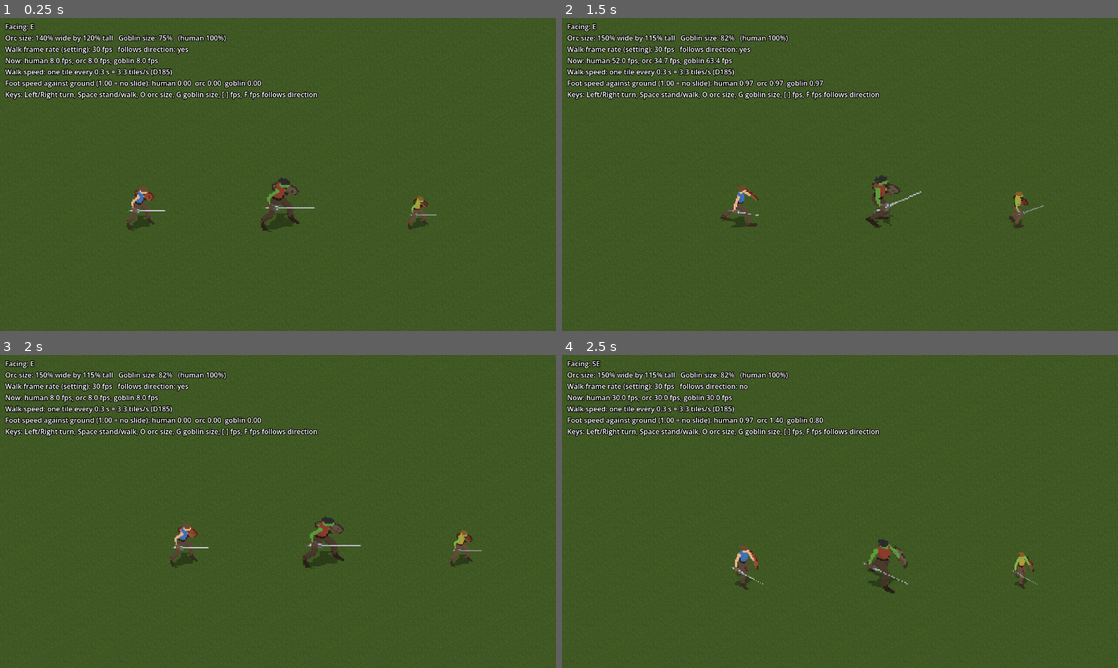
Above: before the commit, frames 1-4 (two rows, left to right).
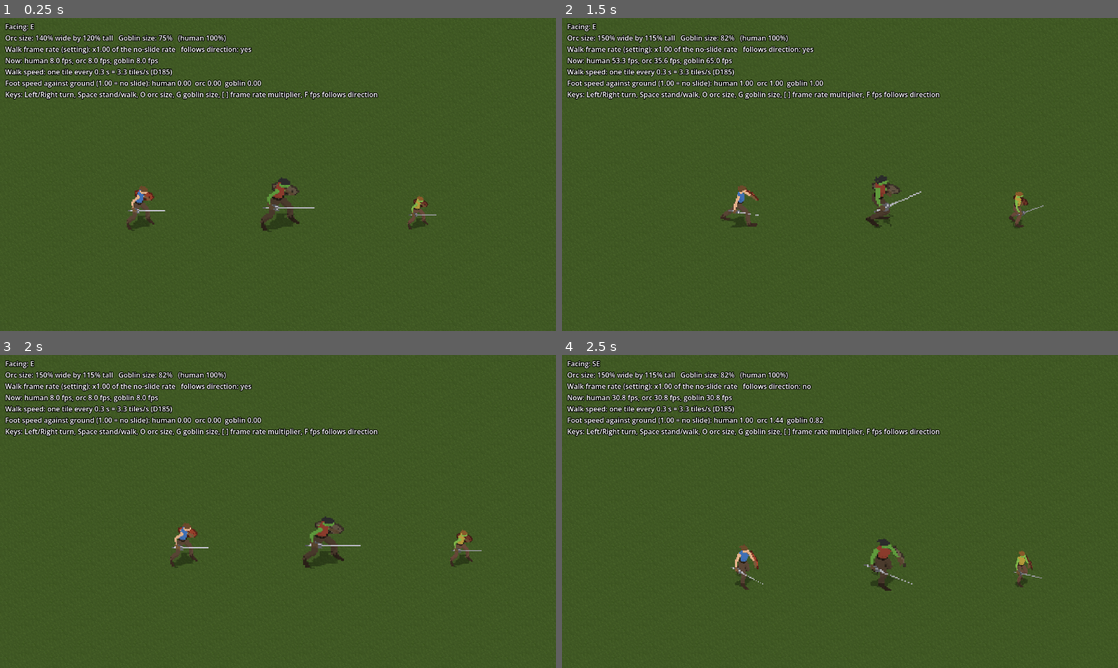
Above: after the commit, the same moments.

Repository: michael-leblanc/renown
Game: Godot game, scene res://character/character.tscn
The game is run twice, just before and just after one commit, with the same random seed, the same clock (stepped at 60 frames per second) and the same inputs. The project has no main scene, so this scene is started directly.
Inputs:
- Up to frame 1 (0.25 s): no input
- Up to frame 2 (1.5 s): tap Enter at 0.5 s; hold Right 0.53-1.28 s; tap O at 0.6 s; tap Space at 0.77, 1.25 s; hold Left from 1.28 s (still down); tap G at 1.35 s
- Up to frame 3 (2 s): keep holding Left; tap Space at 1.52 s
- Up to frame 4 (2.5 s): release Left at 2.03 s; hold Right from 2.03 s (still down); tap F at 2.1 s

The runs differ from the first frame. In frame 1, 0.9% of the frame differs, in the area x 16-68%, y 8-26%; in frame 2, 1.0%; in frame 3, 0.9%; in frame 4, 1.3%, in the area x 10-87%, y 8-77%.

Commit message:
PRO-003: Walk frame rate follows speed and scale; animation API (play, finished, set_frame, anim_fps)
Co-Authored-By: Claude Sonnet 5.5 <noreply@anthropic.com>

Diff:
--- a/prototype/character/character.gd
+++ b/prototype/character/character.gd
@@ -6,11 +6,19 @@
 var data: Dictionary
 var race := ""
 var direction := 0          # row in the sheets: 0 E, 1 SE, 2 S, 3 SW, 4 W, 5 NW, 6 N, 7 NE
-var anim := ""              # "Idle" or "Walk"
-var frame := 0
+## Emitted when a play-once animation (play(..., false)) has shown its last frame.
+## It then holds that frame (Die stays down).
+signal finished(anim: String)
+
+var anim := ""              # animation name, a file name in art/creator/<Part>/
+var frame := 0              # column in the sheet, 0 to frames-1
 var fps_now := 0.0          # frame rate the animation runs at right now
 var size_scale := Vector2.ONE
-var frozen := false         # a shot holds one frame
+var frozen := false         # true: the frame does not advance (a held Idle frame, a shot)
+var looping := true
+var playing := false        # false after a play-once animation ended
+var range_from := 0
+var range_to := 0           # last frame of the range, inclusive
 
 var _clock := 0.0
 var _sprites := {}          # part name -> Sprite2D
@@ -41,7 +49,7 @@
 		_body.add_child(s)
 	set_size(data["races"][race]["scale"])
 	set_direction(0)
-	set_anim("Idle")
+	play("Idle")
 
 
 func set_size(s) -> void:
@@ -57,48 +65,76 @@
 	_show_frame()
 
 
-func set_anim(a: String) -> void:
-	if anim == a:
-		return
+## Play an animation. Always restarts it.
+##   loop: repeat from..to; false: play once, hold the last frame and emit finished.
+##   from_frame, to_frame: the frames to play (to_frame -1 = the last one), for
+##   example the first frames of TakeDamage.
+func play(a: String, loop := true, from_frame := 0, to_frame := -1) -> void:
+	var n := int(data["sheet"]["frames"])
 	anim = a
-	if not frozen:
-		frame = 0
+	looping = loop
+	range_from = clampi(from_frame, 0, n - 1)
+	range_to = n - 1 if to_frame < 0 else clampi(to_frame, range_from, n - 1)
+	playing = true
 	_clock = 0.0
+	frame = range_from
 	for part in _sprites:
 		_sprites[part].texture = _texture(part, anim)
 	_show_frame()
 
 
+## Switch to an animation looping from its first frame; does nothing if it is already playing.
+func set_anim(a: String) -> void:
+	if anim == a and playing:
+		return
+	play(a)
+
+
+## Show one frame of the current animation now (a frozen Idle frame: play("Idle"),
+## frozen = true, set_frame(7)).
+func set_frame(n: int) -> void:
+	frame = clampi(n, 0, int(data["sheet"]["frames"]) - 1)
+	_show_frame()
+
+
+## Frames a second for an animation. Walk is worked out (see walk_fps).
+func fps_of(a: String) -> float:
+	if a == "Walk":
+		return walk_fps()
+	return float(data["anim_fps"][a])
+
+
 ## Screen velocity of this character while it walks, in pixels a second (D185).
 func walk_velocity() -> Vector2:
-	var step: Array = data["direction_grid_step"][direction]
-	var tile: Array = data["tile_px"]
-	var screen := Vector2((step[0] - step[1]) * tile[0] / 2.0, (step[0] + step[1]) * tile[1] / 2.0)
-	return screen / float(data["tile_seconds"])
+	return _screen_step(direction) / float(data["tile_seconds"])
 
 
-## Frame rate that keeps the planted foot still on the ground while walking:
-## the ground moves walk_velocity() px/s, a foot in the art moves
-## foot_px_per_frame * scale px per frame against the body. With fps_follows_direction
-## off, it is the plain walk_fps setting.
+## Frame rate that keeps the planted foot still on the ground while walking, times
+## walk_fps_multiplier (1.0 = no slide). The ground moves walk_velocity() px/s; a
+## foot in the art moves foot_px_per_frame * body scale * sprite_scale px a frame
+## against the body. It follows tile_seconds, sprite_scale and the size at once.
+## With fps_follows_direction off, it is the human's rate walking SE in every direction.
 func walk_fps() -> float:
-	var base: float = data["walk_fps"]
-	if not data["fps_follows_direction"]:
-		return base
-	# The setting is the human's rate walking SE; other directions and sizes scale from it.
-	return base * _fps_factor(direction, size_scale) / _fps_factor(1, Vector2.ONE)
+	var mult: float = data["walk_fps_multiplier"]
+	if data["fps_follows_direction"]:
+		return mult * _needed_fps(direction, size_scale)
+	return mult * _needed_fps(1, Vector2.ONE)
 
 
-## Needed frame rate for one direction, before the base setting is applied.
-func _fps_factor(d: int, size: Vector2) -> float:
+func _screen_step(d: int) -> Vector2:
 	var step: Array = data["direction_grid_step"][d]
 	var tile: Array = data["tile_px"]
-	var screen := Vector2((step[0] - step[1]) * tile[0] / 2.0, (step[0] + step[1]) * tile[1] / 2.0)
+	return Vector2((step[0] - step[1]) * tile[0] / 2.0, (step[0] + step[1]) * tile[1] / 2.0)
+
+
+## ground px/s / (foot px a frame * body scale along the walk * sprite_scale)
+func _needed_fps(d: int, size: Vector2) -> float:
+	var screen := _screen_step(d)
 	var ground := screen.length() / float(data["tile_seconds"])
 	var unit := screen.normalized()
 	# A bigger body takes bigger strides, so its legs turn slower (same code for every race).
 	var along := Vector2(unit.x * size.x, unit.y * size.y).length()
-	return ground / (float(data["foot_px_per_frame"][d]) * along)
+	return ground / (float(data["foot_px_per_frame"][d]) * along * float(data["sprite_scale"]))
 
 
 ## How fast the planted foot moves compared with the ground (1.0 = no slide).
@@ -113,12 +149,22 @@
 
 
 func _process(delta: float) -> void:
-	fps_now = walk_fps() if anim == "Walk" else float(data["idle_fps"])
-	if frozen:
+	_body.scale = size_scale * float(data["sprite_scale"])
+	fps_now = fps_of(anim) if anim != "" else 0.0
+	if frozen or not playing:
 		return
 	_clock += delta * fps_now
-	var n := int(data["sheet"]["frames"])
-	frame = int(_clock) % n
+	var span := range_to - range_from + 1
+	if looping:
+		frame = range_from + int(_clock) % span
+	elif int(_clock) >= span:
+		frame = range_to
+		playing = false
+		_show_frame()
+		finished.emit(anim)
+		return
+	else:
+		frame = range_from + int(_clock)
 	_show_frame()
 
 
--- a/prototype/character/character_data.json
+++ b/prototype/character/character_data.json
@@ -7,9 +7,12 @@
 	"shadow_alpha": 0.35,
 	"tile_px": [128, 64],
 	"tile_seconds": 0.3,
-	"walk_fps": 30.0,
-	"idle_fps": 8.0,
-	"fps_step": 1.0,
+	"walk_fps_multiplier": 1.0,
+	"fps_step": 0.05,
+	"anim_fps": {
+		"_note": "Frames a second for every animation. Walk is not here: its rate is worked out from the walk speed, the foot speed in the art and sprite_scale, times walk_fps_multiplier (1.0 = feet stay still on the ground).",
+		"Idle": 8.0, "CrouchIdle": 8.0, "Attack1": 15.0, "TakeDamage": 12.0, "Die": 10.0, "Special1": 12.0, "Taunt": 10.0
+	},
 
 	"directions": ["E", "SE", "S", "SW", "W", "NW", "N", "NE"],
 	"direction_grid_step": [[1, -1], [1, 0], [1, 1], [0, 1], [-1, 1], [-1, 0], [-1, -1], [0, -1]],
--- a/prototype/character/character_scene.gd
+++ b/prototype/character/character_scene.gd
@@ -3,7 +3,7 @@
 ## Creator parts by the same code (D4, D121). Throwaway test game (D201).
 ##
 ## Keys: Right / Left turn the three one step (they walk), Space stand or walk,
-## O the orc's size, G the goblin's size, [ and ] the walk frame rate,
+## O the orc's size, G the goblin's size, [ and ] the walk frame rate multiplier,
 ## F the frame rate follows the direction or stays flat.
 ## Run:  scripts/godot.sh --path prototype res://character/character.tscn
 ## Shot: add  --shot name.png -- dir=3 walk=1 frame=4 grid=1 orc=1 goblin=1
@@ -52,6 +52,10 @@
 	if grid_mode:
 		walking = true
 	_apply_walking()
+	if held_frame >= 0:
+		for c in chars:
+			c.frozen = true
+			c.set_frame(held_frame)
 	_update_hud()
 
 
@@ -87,9 +91,6 @@
 	_world.add_child(c)
 	c.setup(race, data)
 	c.set_direction(dir)
-	if held_frame >= 0:
-		c.frozen = true
-		c.frame = held_frame
 	chars.append(c)
 	_start.append(pos)
 	return c
@@ -154,8 +155,8 @@
 			_apply_walking()
 		KEY_O: cycle_orc()
 		KEY_G: cycle_goblin()
-		KEY_BRACKETLEFT: data["walk_fps"] = max(1.0, float(data["walk_fps"]) - float(data["fps_step"]))
-		KEY_BRACKETRIGHT: data["walk_fps"] = float(data["walk_fps"]) + float(data["fps_step"])
+		KEY_BRACKETLEFT: data["walk_fps_multiplier"] = maxf(0.05, float(data["walk_fps_multiplier"]) - float(data["fps_step"]))
+		KEY_BRACKETRIGHT: data["walk_fps_multiplier"] = float(data["walk_fps_multiplier"]) + float(data["fps_step"])
 		KEY_F: data["fps_follows_direction"] = not data["fps_follows_direction"]
 	_update_hud()
 
@@ -204,11 +205,11 @@
 	var t := ""
 	t += "Facing: %s\n" % data["directions"][human.direction]
 	t += "Orc size: %s   Goblin size: %s   (human 100%%)\n" % [_pct(orc.size_scale), _pct(gob.size_scale)]
-	t += "Walk frame rate (setting): %.0f fps   follows direction: %s\n" % [data["walk_fps"], "yes" if data["fps_follows_direction"] else "no"]
+	t += "Walk frame rate (setting): x%.2f of the no-slide rate   follows direction: %s\n" % [data["walk_fps_multiplier"], "yes" if data["fps_follows_direction"] else "no"]
 	t += "Now: human %.1f fps, orc %.1f fps, goblin %.1f fps\n" % [human.fps_now, orc.fps_now, gob.fps_now]
 	t += "Walk speed: one tile every %.1f s = %.1f tiles/s (D185)\n" % [data["tile_seconds"], 1.0 / float(data["tile_seconds"])]
 	t += "Foot speed against ground (1.00 = no slide): human %.2f  orc %.2f  goblin %.2f\n" % [human.slide_ratio(), orc.slide_ratio(), gob.slide_ratio()]
-	t += "Keys: Left/Right turn, Space stand/walk, O orc size, G goblin size, [ ] fps, F fps follows direction"
+	t += "Keys: Left/Right turn, Space stand/walk, O orc size, G goblin size, [ ] frame rate multiplier, F fps follows direction"
 	_hud.text = t
 
 
--- a/prototype/character/check.gd
+++ b/prototype/character/check.gd
@@ -96,7 +96,7 @@
 	await process_frame
 	var text: String = scene._hud.text
 	check("the size is printed on screen", text.contains("Orc size: 125%   Goblin") and text.contains("Goblin size: 82%"))
-	check("the frame rate setting is printed on screen", text.contains("Walk frame rate (setting): %.0f fps" % d["walk_fps"]))
+	check("the frame rate setting is printed on screen", text.contains("Walk frame rate (setting): x%.2f" % d["walk_fps_multiplier"]) and text.contains("Now: human"))
 
 	# 5. Feet against the ground at 3.3 tiles a second (D185), from the real sheets.
 	var shoes := Image.load_from_file(ProjectSettings.globalize_path("res://art/creator/Shoes1/Walk.png"))
@@ -120,17 +120,97 @@
 	check("human foot speed / ground speed within 15%%:%s" % line, worst < 0.15)
 	var tiles_per_s := 1.0 / float(d["tile_seconds"])
 	check("walk speed is %.2f tiles/s (3.3)" % tiles_per_s, absf(tiles_per_s - 3.3) < 0.1)
-	var orc_ok := true
-	for dir in 8:
-		for who in [0, 1, 2]:
+	# Every race, measured: ground speed / foot speed on screen, from the sheet's foot speed.
+	var races_ok := true
+	var rline := ""
+	for who in 3:
+		var worst_r := 0.0
+		for dir in 8:
 			c[who].set_direction(dir)
 			c[who].set_anim("Walk")
 			c[who]._process(0.0)
-		orc_ok = orc_ok and absf(c[1].slide_ratio() - c[0].slide_ratio()) < 0.001 and absf(c[2].slide_ratio() - c[0].slide_ratio()) < 0.001
-	check("the orc's legs turn slower so its larger stride does not slide either", orc_ok)
+			worst_r = maxf(worst_r, absf(measured_ratio(c[who], foot_speed(shoes, dir)) - 1.0))
+		rline += " %s %.2f" % [c[who].race, worst_r]
+		races_ok = races_ok and worst_r < 0.15
+	check("orc and goblin feet also within 15%% of the ground, measured (worst error:%s)" % rline, races_ok)
+
+	# The frame rate follows the walk speed and the sprite scale live (PRO-005 changes them).
+	var h = c[0]
+	h.set_direction(1)
+	h.set_anim("Walk")
+	h._process(0.0)
+	var base_fps: float = h.fps_now
+	var follows := true
+	var tl := ""
+	for secs in [0.6, 0.15, 0.3]:
+		d["tile_seconds"] = secs
+		h._process(0.0)
+		follows = follows and absf(h.slide_ratio() - 1.0) < 0.001 and absf(h.fps_now - base_fps * 0.3 / secs) < 0.01
+		tl += " %.2fs->%.1ffps" % [secs, h.fps_now]
+	check("walk frame rate follows time per tile, feet still (ratio 1.00):%s" % tl, follows)
+	d["sprite_scale"] = 1.25
+	h._process(0.0)
+	var half_ok: bool = absf(h.fps_now - base_fps * 2.0) < 0.01 and absf(h.slide_ratio() - 1.0) < 0.001
+	d["sprite_scale"] = 2.5
+	h._process(0.0)
+	check("walk frame rate follows sprite scale (half the scale, twice the rate)", half_ok)
+	d["walk_fps_multiplier"] = 0.5
+	h._process(0.0)
+	check("the setting is a multiplier: 0.5 gives half the rate and a slide ratio of 0.5", absf(h.fps_now - base_fps * 0.5) < 0.01 and absf(h.slide_ratio() - 0.5) < 0.001)
+	d["walk_fps_multiplier"] = 1.0
+
+	# The animation API for the next tasks.
+	var a = scene.chars[0]
+	a.frozen = false
+	var fin: Array[String] = []
+	a.finished.connect(func(n: String) -> void: fin.append(n))
+	a.set_direction(2)
+	a.play("Die", false)
+	a._process(0.0)
+	check("play(Die, false) starts at frame 0 at the data's rate", a.frame == 0 and a.anim == "Die" and a.fps_now == float(d["anim_fps"]["Die"]))
+	for i in 5:
+		a._process(0.1)
+	var mid_frame: int = a.frame
+	check("a play-once animation advances (frame %d after 0.5 s) and has not finished" % mid_frame, mid_frame > 0 and mid_frame < 14 and fin.is_empty() and a.playing)
+	for i in 30:
+		a._process(0.1)
+	check("play-once ends on its last frame and emits finished once", a.frame == 14 and fin == ["Die"] and not a.playing)
+	a._process(1.0)
+	check("the last frame stays held and finished is not emitted again", a.frame == 14 and fin.size() == 1)
+	a.play("TakeDamage", false, 2, 5)
+	a._process(0.0)
+	var tseen := {}
+	for i in 60:
+		a._process(0.05)
+		tseen[a.frame] = true
+	check("play(TakeDamage, false, 2, 5) shows only frames 2 to 5: %s" % str(tseen.keys()), tseen.keys().all(func(f): return f >= 2 and f <= 5) and a.frame == 5 and fin.size() == 2)
+	a.play("Idle", true, 3, 6)
+	var lseen := {}
+	for i in 100:
+		a._process(0.05)
+		lseen[a.frame] = true
+	check("play(Idle, true, 3, 6) loops inside frames 3 to 6: %s" % str(lseen.keys()), lseen.size() == 4 and lseen.keys().all(func(f): return f >= 3 and f <= 6) and a.playing)
+	a.play("Idle")
+	a.frozen = true
+	a.set_frame(7)
+	a._process(1.0)
+	check("a frozen Idle frame: set_frame(7) redraws and stays", a.frame == 7 and a._sprites["NakedBody"].frame == 2 * 15 + 7 and a._sprites["Shield1"].frame == 2 * 15 + 7)
+	var all_have_rate := true
+	for n in ["Idle", "CrouchIdle", "Attack1", "TakeDamage", "Die", "Special1", "Taunt"]:
+		all_have_rate = all_have_rate and d["anim_fps"].has(n) and a.fps_of(n) > 0.0
+	check("every shipped animation has its own fps in character_data.json", all_have_rate)
+	a.frozen = false
 
 	print("check: %s" % ("PASS" if failures == 0 else "FAIL (%d)" % failures))
 	quit(1 if failures > 0 else 0)
+
+
+## Foot speed on screen / ground speed, using the sheet's measured foot speed.
+func measured_ratio(ch: Node2D, measured_px: float) -> float:
+	var scr: Vector2 = ch.walk_velocity()
+	var unit := scr.normalized()
+	var along := Vector2(unit.x * ch.size_scale.x, unit.y * ch.size_scale.y).length()
+	return measured_px * along * float(ch.data["sprite_scale"]) * ch.fps_now / scr.length()
 
 
 func press(scene: Node, key: Key) -> void:
